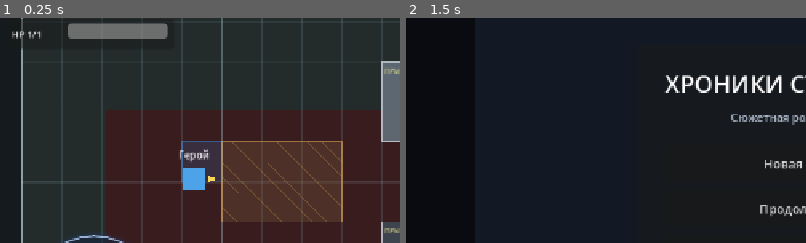
Above: before the commit, frames 1-2 (left to right).
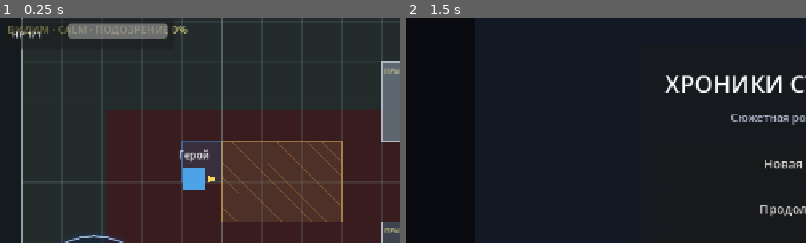
Above: after the commit, the same moments.

Repository: eretenkodaniil16-rgb/rpg-project
Game: Godot game, scene res://scenes/game/game.tscn
The game is run twice, just before and just after one commit, with the same random seed, the same clock (stepped at 60 frames per second) and the same inputs. This scene is started directly instead of the project's main scene.
Inputs:
- Up to frame 1 (0.25 s): no input
- Up to frame 2 (1.5 s): click "ВЗАИМ." at 0.5 s; click "МЕНЮ" at 1.25 s
The pictures show only the part of the screen within x 1-51%, y 14-64%; the shares and areas given below are measured in that part.

The runs differ from the first frame. In frame 1, 0.6% of the frame differs, in the area x 2-47%, y 3-8%; in frame 2, nothing differs.

Commit message:
feat: use exploration stealth runtime

Diff:
--- a/scenes/game/game.tscn
+++ b/scenes/game/game.tscn
@@ -1,7 +1,7 @@
 [gd_scene load_steps=3 format=3]
 
 [ext_resource type="PackedScene" path="res://scenes/game/game_base.tscn" id="1_base"]
-[ext_resource type="Script" path="res://scripts/game/game_pursuit_escape_runtime.gd" id="2_feature"]
+[ext_resource type="Script" path="res://scripts/game/game_exploration_stealth_runtime.gd" id="2_feature"]
 
 [node name="Game" instance=ExtResource("1_base")]
 script = ExtResource("2_feature")
